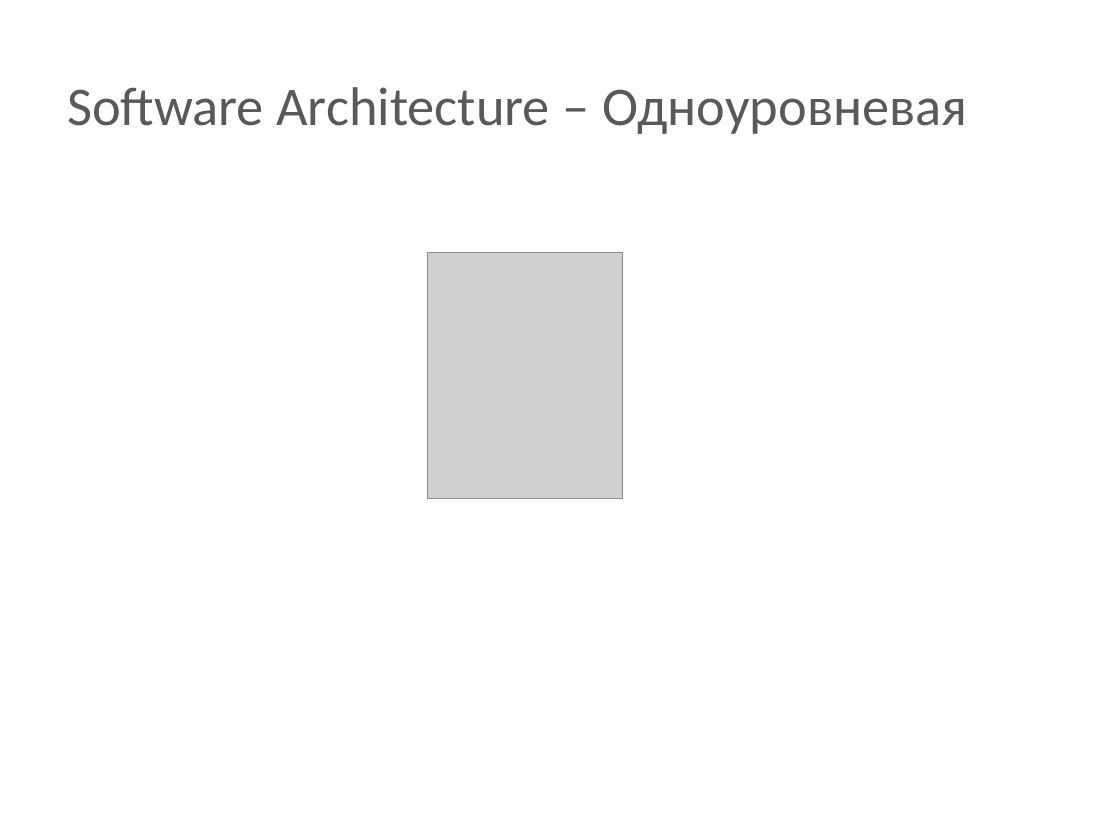
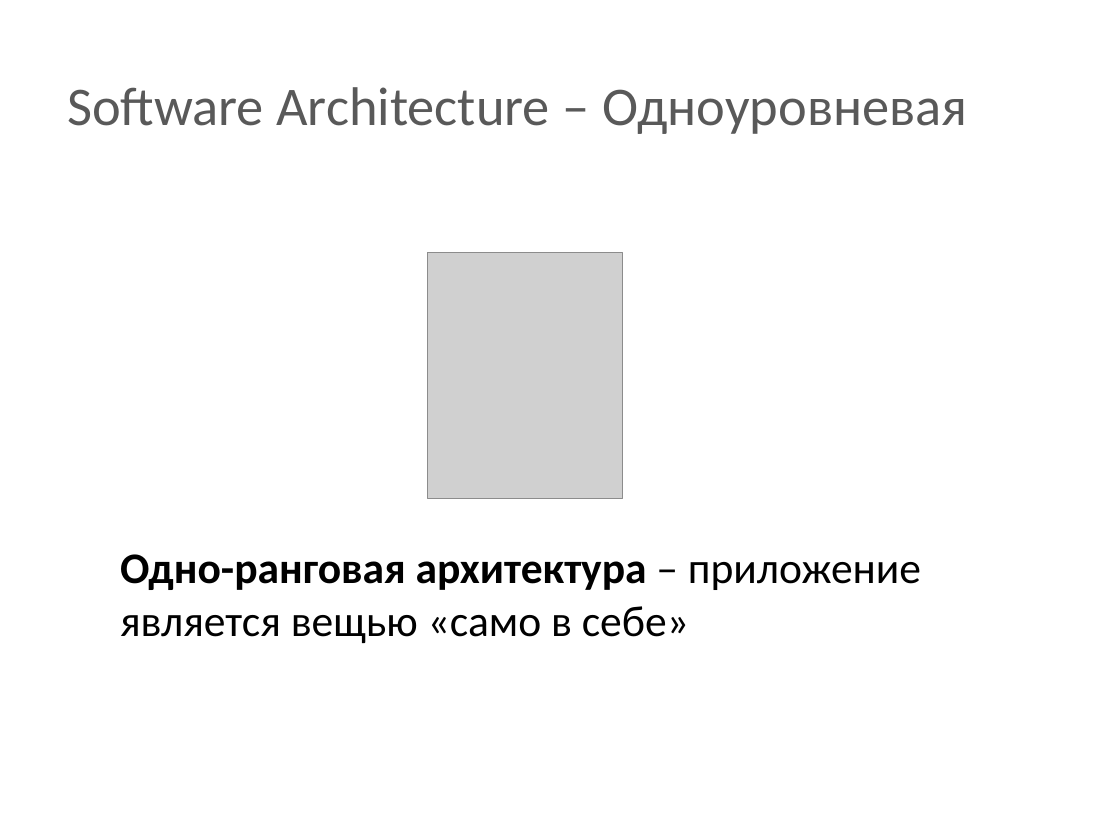
Before and after one commit to BigRacer/swtesting, a slide deck: slide 15 of 1.Introduction_part2/Introduction.pptx (slide 13 before the commit). Drawn at 1120x840 pixels with LibreOffice and Linux fonts; fonts in the diff are those of the drawing; grey boxes stand for pictures; background and template pictures are left out. Boxes give left, top, right and bottom in pixels: in the first picture for what was removed or moved away, otherwise in the second. Text is boxed around its words. In the diff, an @@ line names an element or a change of style, - is before the commit and + after.

```diff
--- a/1.Introduction_part2/Introduction.pptx
+++ b/1.Introduction_part2/Introduction.pptx
@@ text added at (120,554,921,643), 28 pt, text #000000 @@
+Одно-ранговая архитектура – приложение является вещью «само в себе»
```
Also in this commit, not shown: 7 other slides changed, 5 slides added, 2 other files.
